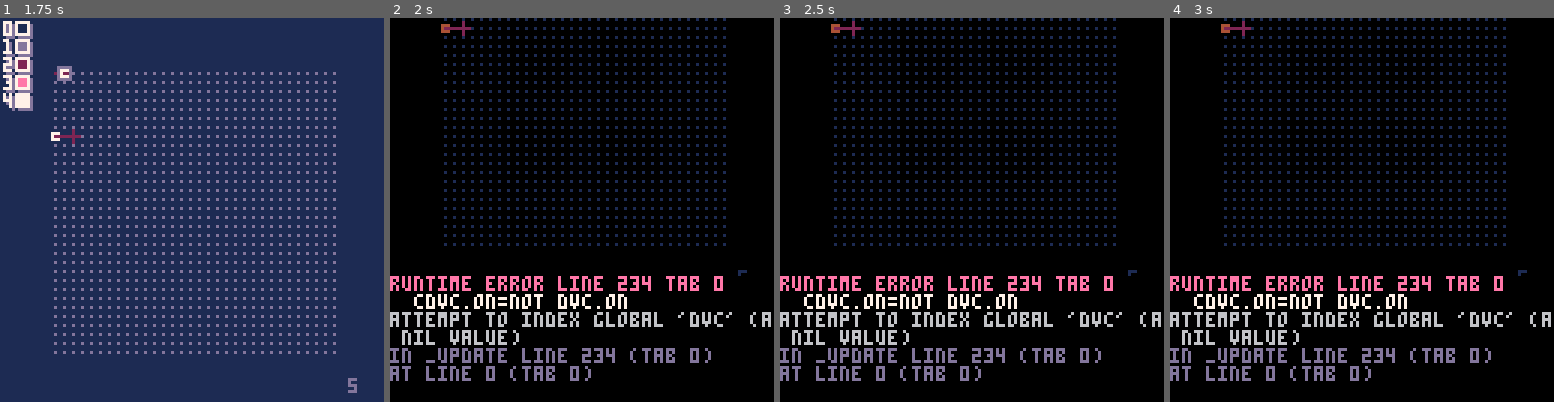
Above: before the commit, frames 1-4 (left to right).
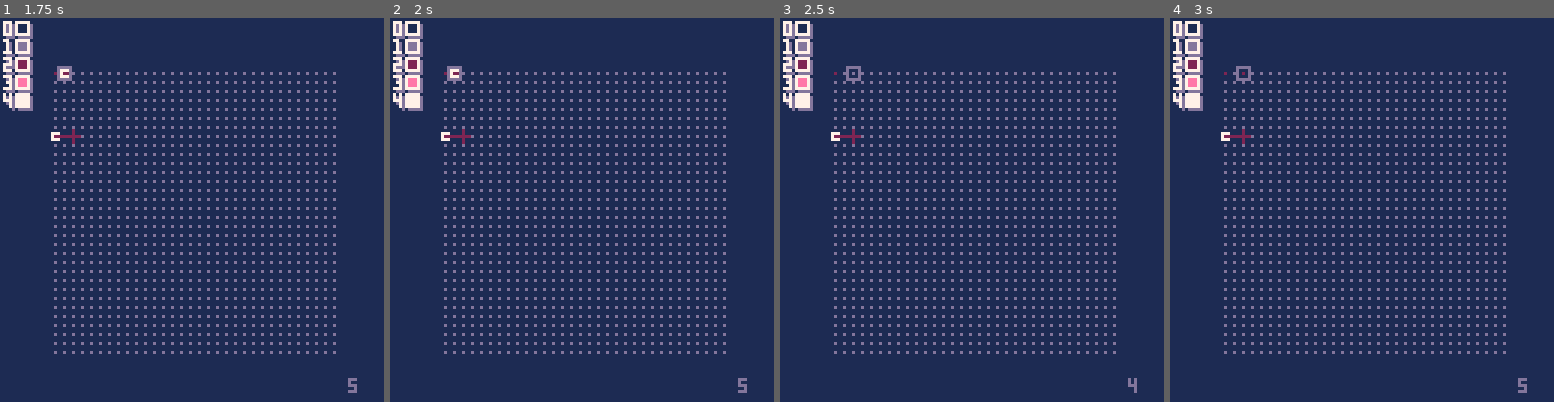
Above: after the commit, the same moments.

Repository: SestrenExsis/NANDGate
Game: PICO-8 cartridge nandgate.p8
Same seed, same stepped clock (60 frames per second), same inputs: the game is played once before the commit and once after it.
Inputs:
- Up to frame 1 (1.75 s): tap X (X key) at 0.33, 1.07 s; tap O (Z key) at 0.7, 1.7 s; hold Right from 1.6 s (still down)
- Up to frame 2 (2 s): keep holding Right; tap X (X key) at 1.85 s
- Up to frame 3 (2.5 s): release Right at 2.1 s; tap O (Z key) at 2.1 s; hold Up 2.15-2.42 s; hold Right from 2.47 s (still down)
- Up to frame 4 (3 s): keep holding Right; tap O (Z key) at 2.5, 2.9 s; tap X (X key) at 2.97 s

Frame 1 is identical in both runs. In frame 2, 99% of the frame differs, in the area x 0-100%, y 0-100%; in frame 3, 99%; in frame 4, 99%.
Error before the commit: runtime error line 234 tab 0; cdvc.on=not dvc.on; attempt to index global 'dvc' (a nil value)

Commit message:
Fix typo

Diff:
--- a/nandgate.p8
+++ b/nandgate.p8
@@ -234,7 +234,7 @@
 		cdvc.name=="flip"
 	) then
 		-- toggle the flip
-		cdvc.on=not dvc.on
+		cdvc.on=not cdvc.on
 	elseif btn(❎) then
 		connect(_grid,lcl,lrw,_cl,_rw)
 		--[[
